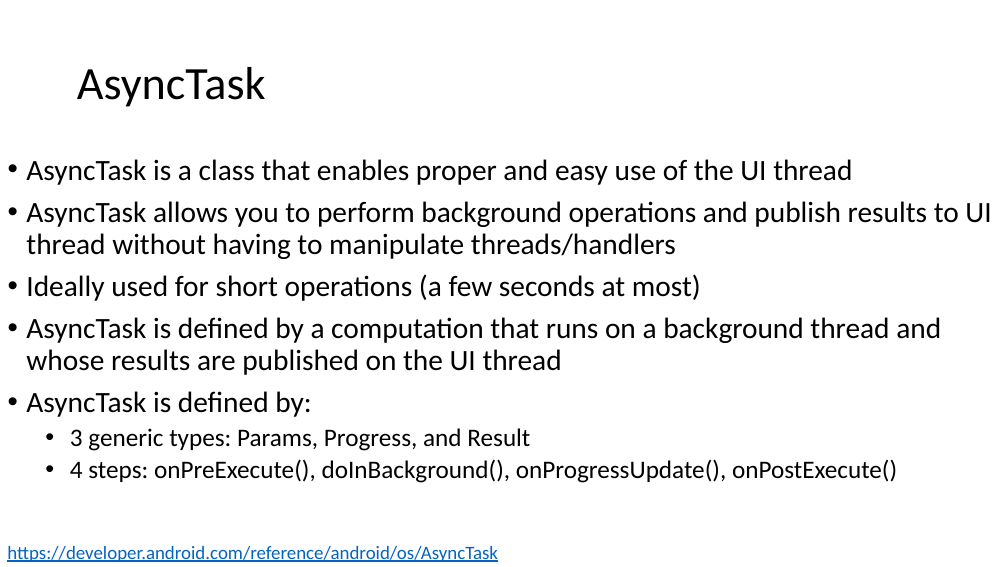
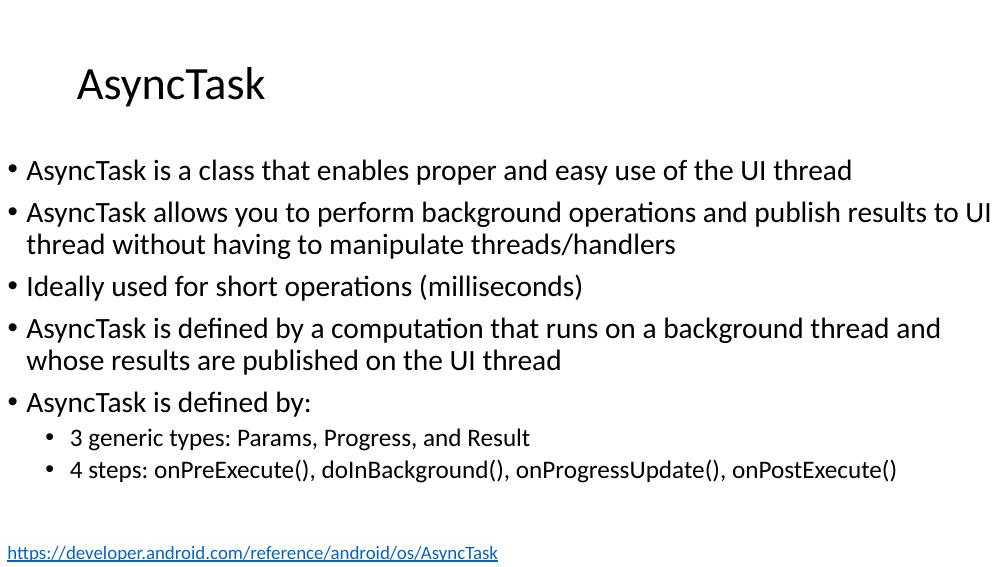
Before and after one commit to russellu/cs230, a slide deck: slide 45 of Lecture_06.pptx (slide 33 before the commit). Drawn at 1008x567 pixels with LibreOffice and Linux fonts; fonts in the diff are those of the drawing. Boxes give left, top, right and bottom in pixels: in the first picture for what was removed or moved away, otherwise in the second. Text is boxed around its words. In the diff, an @@ line names an element or a change of style, - is before the commit and + after.

```diff
--- a/Lecture_06.pptx
+++ b/Lecture_06.pptx
@@ text at box(26, 274, 583, 301): text changed @@
-• Ideally used for short operations (a few seconds at most)
+• Ideally used for short operations (milliseconds)
```
Also in this commit, not shown: 9 other slides changed, 12 slides added.
